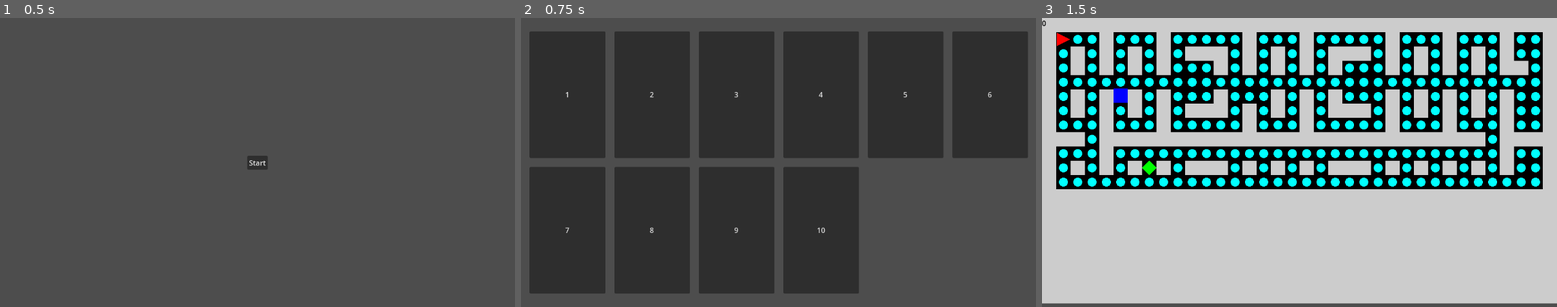
Above: before the commit, frames 1-3 (left to right).
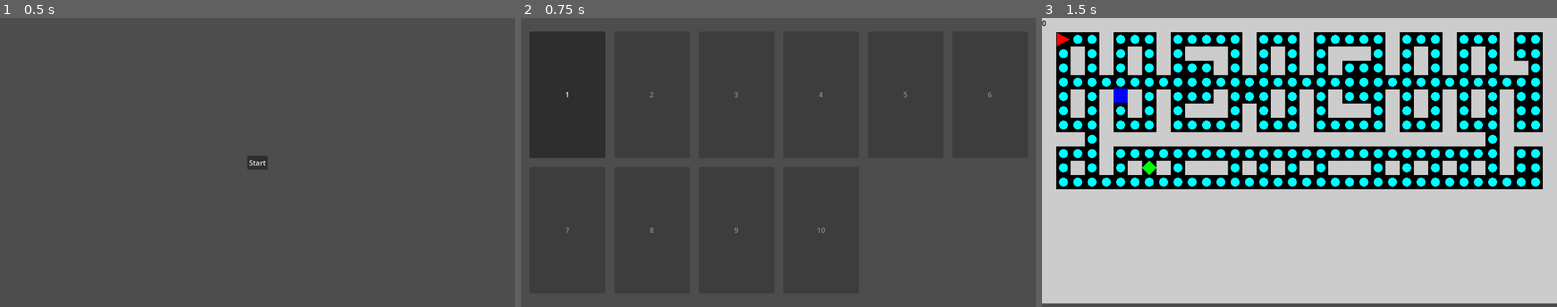
Above: after the commit, the same moments.

Repository: potex02/shape-collector
Game: Godot game, scene res://scenes/menu.tscn
Same seed, same stepped clock (60 frames per second), same inputs: the game is played once before the commit and once after it.
Inputs:
- Up to frame 1 (0.5 s): no input
- Up to frame 2 (0.75 s): click "Start" at 0.5 s
- Up to frame 3 (1.5 s): click "1" at 1.25 s

Frame 1 is identical in both runs. In frame 2, less than 0.1% of the frame differs, in the area x 8-92%, y 25-75%; in frame 3, nothing differs.

Commit message:
Added GameData

Diff:
--- /dev/null
+++ b/scripts/game_data.gd
@@ -0,0 +1,24 @@
+class_name GameData
+extends RefCounted
+## The class used to store the save data.
+##
+## All members and methods of this class are static
+
+## The last unlaocked level.
+static var _last_level: int
+
+
+## Initialize the save data.
+static func _static_init() -> void:
+
+	var path: StringName = &"user:/save.json"
+	var file: FileAccess
+	var json: JSON = JSON.new()
+
+	if not FileAccess.file_exists(path):
+		GameData._last_level = 1
+		return
+	file = FileAccess.open(path, FileAccess.READ)
+	json.parse(file.get_as_text())
+	file.close()
+	GameData._last_level = json.get_data()
--- a/scripts/level_manager.gd
+++ b/scripts/level_manager.gd
@@ -18,6 +18,8 @@
 		button.text = str(i + 1)
 		button.size_flags_horizontal = Control.SIZE_EXPAND_FILL
 		button.size_flags_vertical = Control.SIZE_EXPAND_FILL
+		if i + 1 > GameData._last_level:
+			button.disabled = true
 		button.pressed.connect(self._laod_level.bind(i + 1))
 		self._grid_container.add_child(button)
 
Renamed: scripts/game/game_utils.gd -> scripts/game_utils.gd
